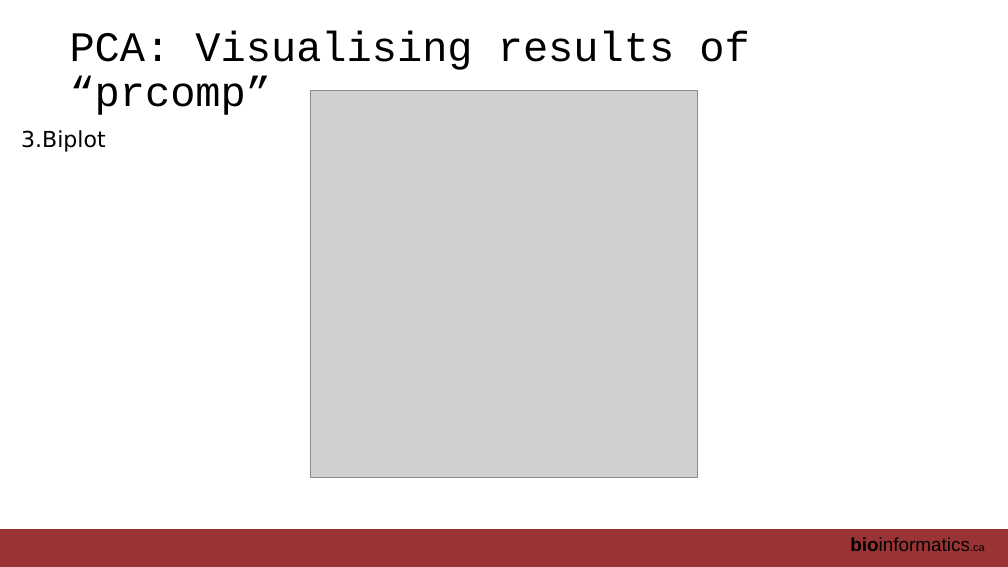
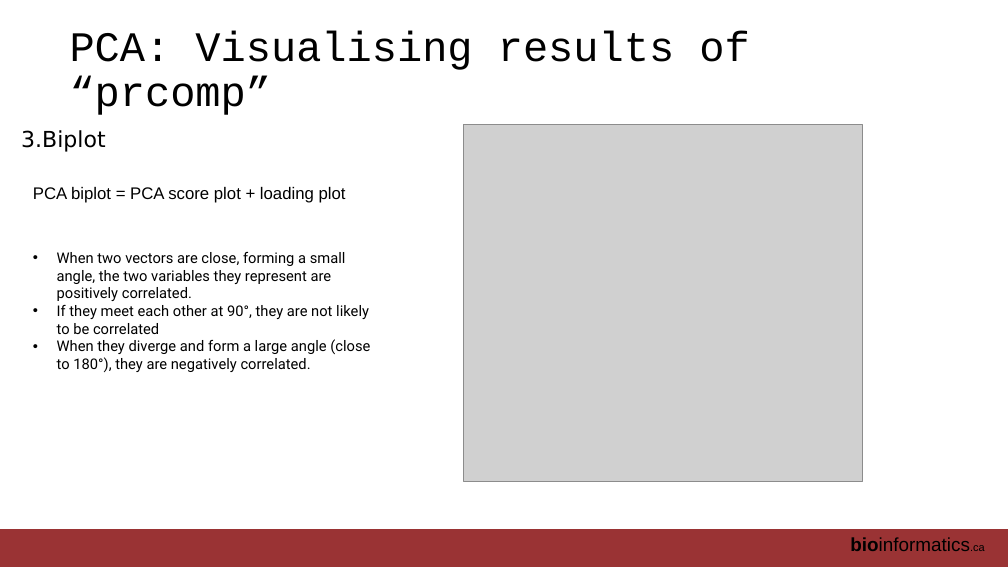
Before and after one commit to RealPaiLab/CBW_AUR2023, a slide deck: slide 32 of book/lectures/AUR_2023_Module2_DimensionReduction.pptx. Drawn at 1008x567 pixels with LibreOffice and Linux fonts; fonts in the diff are those of the drawing; grey boxes stand for pictures. Boxes give left, top, right and bottom in pixels: in the first picture for what was removed or moved away, otherwise in the second. Text is boxed around its words. In the diff, an @@ line names an element or a change of style, - is before the commit and + after.

```diff
--- a/book/lectures/AUR_2023_Module2_DimensionReduction.pptx
+++ b/book/lectures/AUR_2023_Module2_DimensionReduction.pptx
@@ picture removed at box(311, 90, 698, 477) @@
@@ picture added at box(464, 125, 863, 482) @@
@@ text added at box(33, 187, 346, 203), 16 pt, text #000000 @@
+PCA biplot = PCA score plot + loading plot
@@ text added at box(57, 252, 370, 372), 14 pt, text #000000 @@
+• When two vectors are close, forming a small angle, the two variables they represent are positively correlated.
+• If they meet each other at 90°, they are not likely to be correlated
+• When they diverge and form a large angle (close to 180°), they are negatively correlated.
```
Also in this commit, not shown: 16 other slides changed, 2 slides added, 28 other files.
